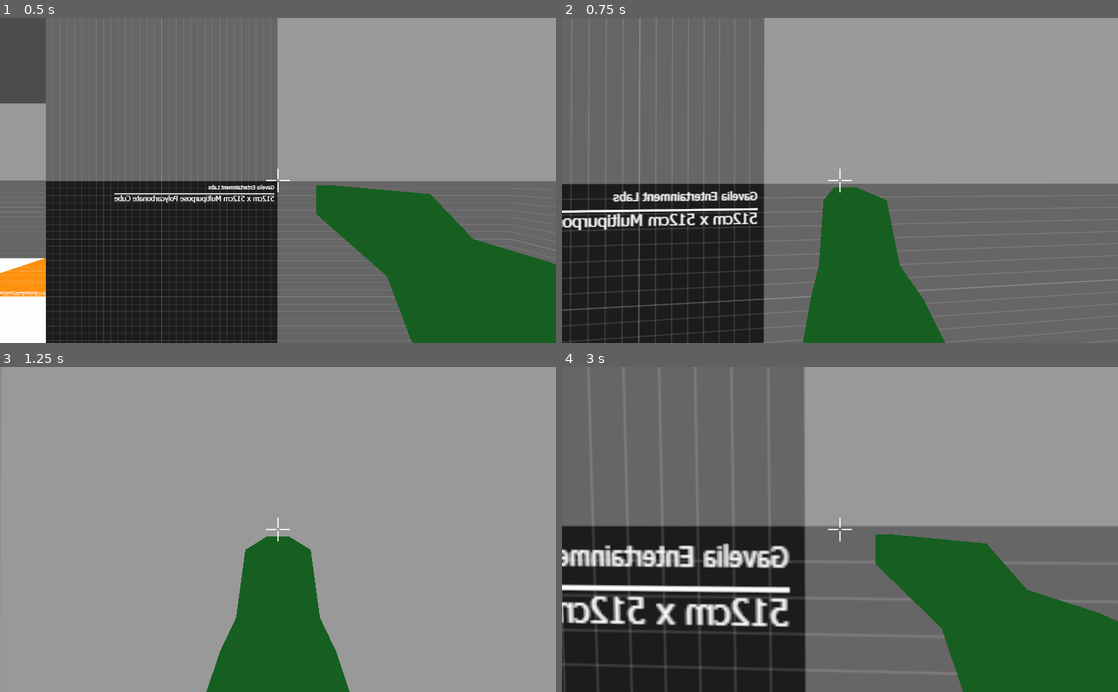
Above: before the commit, frames 1-4 (two rows, left to right).
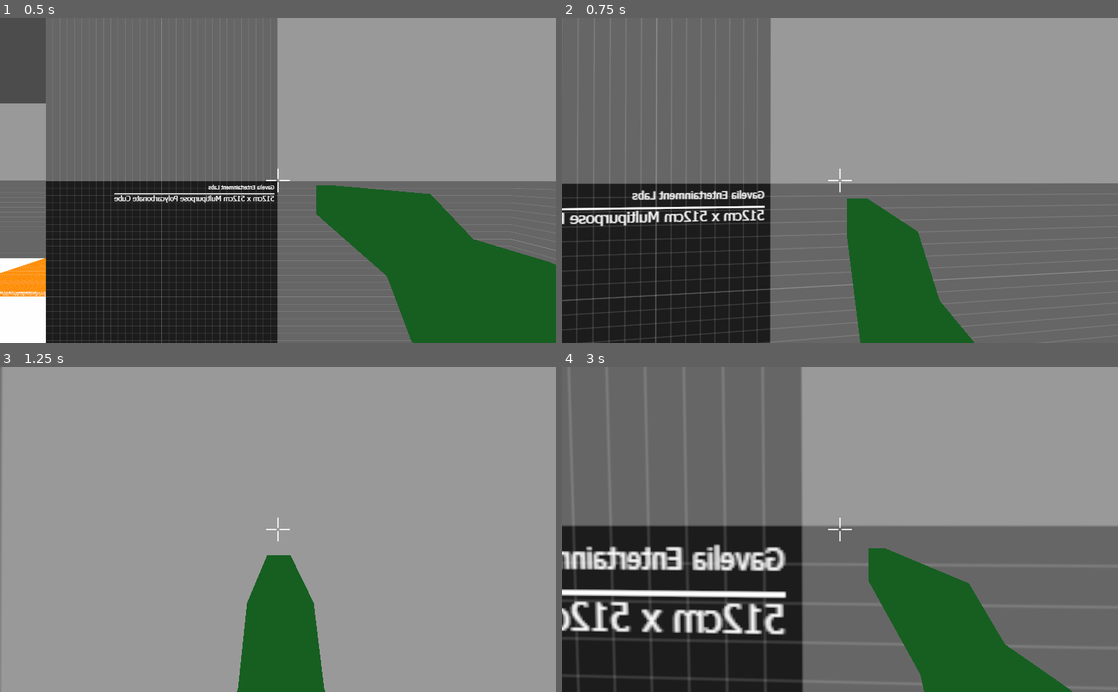
Above: after the commit, the same moments.

Repository: GravityI/kilvault
Game: Godot game, scene res://scenes/initial.tscn
Two runs of this game, one before a commit and one after it. Both use one fixed random seed, a clock stepped at 60 frames per second and the inputs below.
Inputs (mouse positions are in pixels of both pictures, inside the frame that each line leads up to):
- Up to frame 1 (0.5 s): no input
- Up to frame 2 (0.75 s): tap Enter at 0.5 s; move the mouse to (867, 180) at 0.52 s; hold Up (ui_up) from 0.53 s (still down); hold Right mouse button (aim) from 0.53 s (still down)
- Up to frame 3 (1.25 s): keep holding Up (ui_up); keep holding Right mouse button (aim); tap Space (jump) at 0.77 s; click (305, 529) at 0.8 s
- Up to frame 4 (3 s): keep holding Up (ui_up); move the mouse to (812, 529) at 1.27 s; release Right mouse button (aim) at 1.28 s; click (812, 529) at 1.35 s; tap Space (jump) at 1.52 s; right-click (812, 529) at 1.55 s; move the mouse to (851, 523) at 2.02 s; hold Right mouse button (aim) 2.03-2.78 s; click (851, 523) at 2.3 s; move the mouse to (834, 536) at 2.77 s; tap Ctrl (crouch) at 2.85 s

Frame 1 is identical in both runs. In frame 2, 11% of the frame differs, in the area x 0-100%, y 0-100%; in frame 3, 2.9%; in frame 4, 19%.

Commit message:
Added Sprinting and Crouching

Diff:
--- a/assets/Player/FirstPersonCameraScript.gd
+++ b/assets/Player/FirstPersonCameraScript.gd
@@ -1,9 +1,11 @@
 extends Camera
+
+const bulletHole = preload("res://UI/crosshairs/image0007.png")
 
 var sensitivity = 10
 var time = 0
 var canShoot = true
-var fireRate = 3
+var fireRate = 5
 
 onready var gun = $"gun"
 onready var ray = $"RayCast"
@@ -18,20 +20,30 @@
 	if Input.is_action_just_pressed("ui_cancel"):
 		get_tree().quit()
 
-	if Input.is_action_just_pressed("fire"):
-		if canShoot:
-			checkRayCollision()
-			canShoot = false
-			$"FireRate".start()
+	if Input.is_action_pressed("fire") and canShoot:
+		checkRayCollision()
+		canShoot = false
+		$"FireRate".start()
+		gun.translation.z += 0.2
 
-	if Input.is_action_pressed("aim"):
-		gun.translation.x = lerp(gun.translation.x, 0, 0.1)
-		fov = lerp(fov, 50, 0.1)
-		playerBody.moveSpeed = 1.5
+#	if Input.is_action_pressed("aim"):
+#		gun.translation.x = lerp(gun.translation.x, 0, 0.1)
+#		fov = lerp(fov, 50, 0.1)
+#		playerBody.moveSpeed = playerBody.moveSpeed/2
+#	else:
+#		gun.translation.x = lerp(gun.translation.x, 0.3, 0.1)
+#		fov = lerp(fov, 70, 0.1)
+#		playerBody.moveSpeed = 3
+
+	if gun.translation.z > -0.3:
+		gun.translation.z = lerp(gun.translation.z, -0.3, 0.1)
+
+	if playerBody.motion.x + playerBody.motion.z != 0:
+		gun.translation.y = lerp(gun.translation.y, -0.3, 0.1)
+#		gun.rotation_degrees.y = lerp(gun.rotation_degrees.y, -180, 0.1)
 	else:
-		gun.translation.x = lerp(gun.translation.x, 0.3, 0.1)
-		fov = lerp(fov, 70, 0.1)
-		playerBody.moveSpeed = 3
+		gun.translation.y = lerp(gun.translation.y, -0.22, 0.1)
+		gun.rotation_degrees.y = lerp_angle(gun.rotation_degrees.y, -180, 0.1)
 
 # Gun running animation - Doesn't work yet
 #	if playerBody.motion.x + playerBody.motion.z != 0:
--- /dev/null
+++ b/assets/objects/Enemy.tscn
@@ -0,0 +1,21 @@
+[gd_scene load_steps=4 format=2]
+
+[ext_resource path="res://assets/models/cube.glb" type="PackedScene" id=1]
+
+[sub_resource type="SpatialMaterial" id=1]
+albedo_color = Color( 0.8, 0.133333, 0.713726, 1 )
+
+[sub_resource type="ConcavePolygonShape" id=2]
+data = PoolVector3Array( 1, 1, 1, -1, 1, -1, 1, 1, -1, 1, 1, 1, -1, 1, 1, -1, 1, -1, -1, 1, 1, 1, -1, 1, -1, -1, 1, -1, 1, 1, 1, 1, 1, 1, -1, 1, -1, 1, -1, -1, -1, 1, -1, -1, -1, -1, 1, -1, -1, 1, 1, -1, -1, 1, -1, -1, 1, 1, -1, -1, -1, -1, -1, -1, -1, 1, 1, -1, 1, 1, -1, -1, 1, 1, 1, 1, -1, -1, 1, -1, 1, 1, 1, 1, 1, 1, -1, 1, -1, -1, 1, 1, -1, -1, -1, -1, 1, -1, -1, 1, 1, -1, -1, 1, -1, -1, -1, -1 )
+
+[node name="cube" instance=ExtResource( 1 )]
+
+[node name="Cube" parent="." index="0"]
+material/0 = SubResource( 1 )
+
+[node name="StaticBody" type="StaticBody" parent="Cube" index="0" groups=[
+"enemy",
+]]
+
+[node name="CollisionShape" type="CollisionShape" parent="Cube/StaticBody" index="0"]
+shape = SubResource( 2 )
--- a/scripts/entitiesManager.gd
+++ b/scripts/entitiesManager.gd
@@ -1,7 +1,7 @@
 extends Node
 
 const player = preload("res://assets/Player/Player.tscn")
-const enemy = preload("res://assets/objects/cube.tscn")
+const enemy = preload("res://assets/objects/Enemy.tscn")
 #const endTeleporter = load()
 
 func _onMapGenerated(args):
